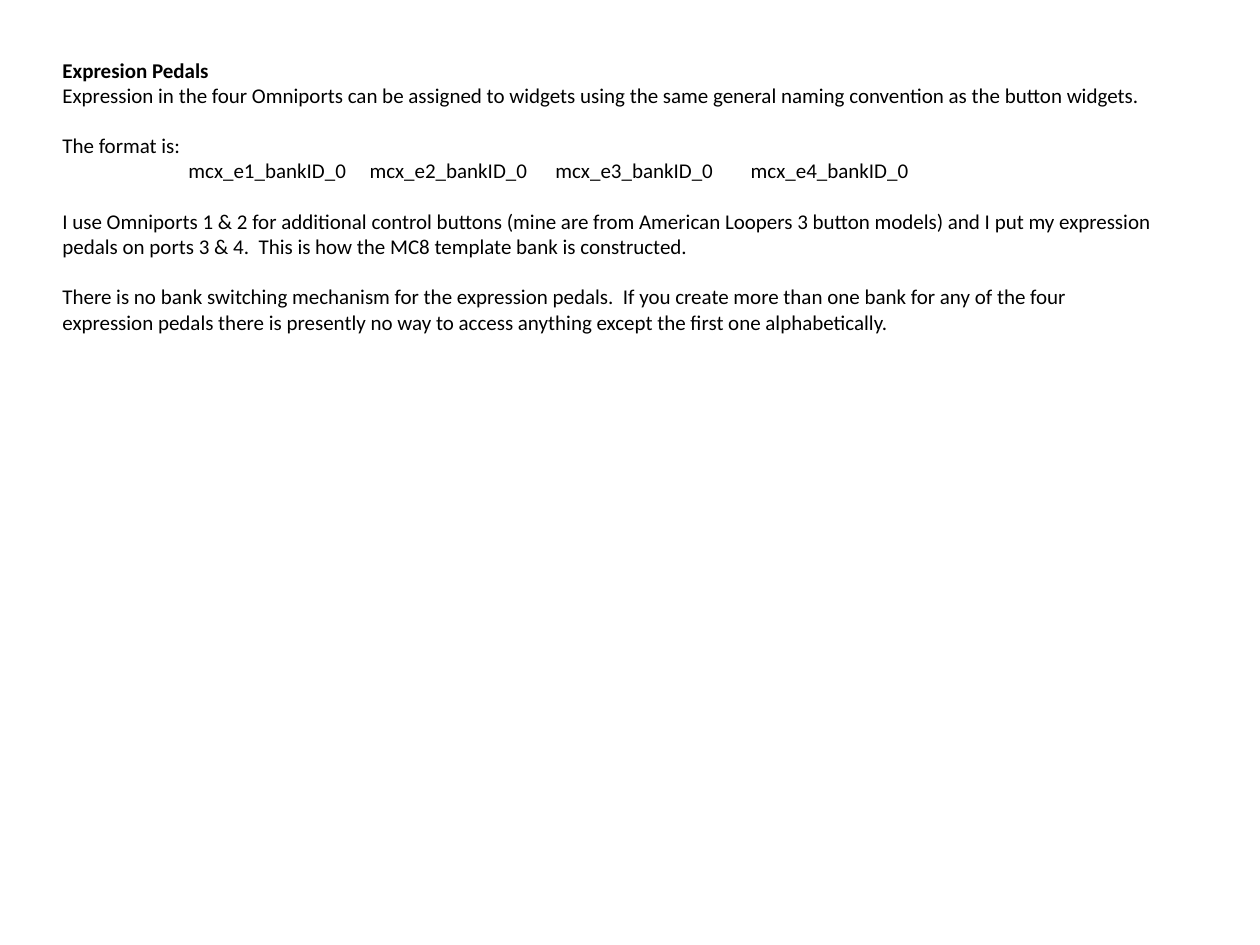
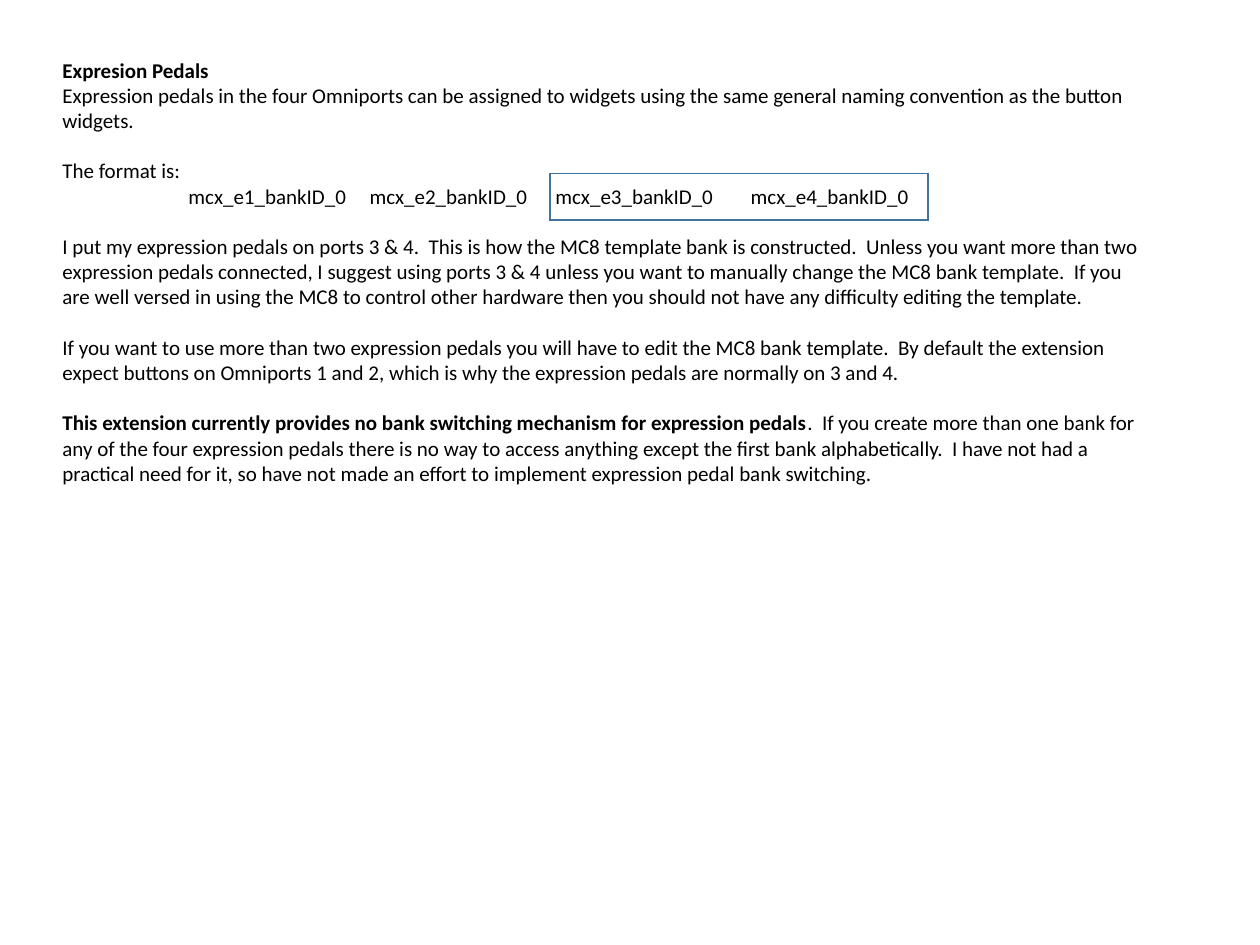
Before and after one commit to WidnerM/GP-MC8, a slide deck: slide 10 of MC8.pptx (slide 8 before the commit). Drawn at 1260x945 pixels with LibreOffice and Linux fonts; fonts in the diff are those of the drawing. Boxes give left, top, right and bottom in pixels: in the first picture for what was removed or moved away, otherwise in the second. Text is boxed around its words. In the diff, an @@ line names an element or a change of style, - is before the commit and + after.

```diff
--- a/MC8.pptx
+++ b/MC8.pptx
@@ text at <box>62,88,1122,132</box>: text changed @@
-Expression in the four Omniports can be assigned to widgets using the same general naming convention as the button widgets.
+Expression pedals in the four Omniports can be assigned to widgets using the same general naming convention as the button widgets.
@@ rectangle added at <box>551,174,929,220</box>, outline #43739E 1 pt @@
@@ text at <box>62,239,1137,485</box>: text changed @@
-I use Omniports 1 & 2 for additional control buttons (mine are from American Loopers 3 button models) and I put my expression pedals on ports 3 & 4. This is how the MC8 template bank is constructed.
-There is no bank switching mechanism for the expression pedals. If you create more than one bank for any of the four expression pedals there is presently no way to access anything except the first one alphabetically.
+I put my expression pedals on ports 3 & 4. This is how the MC8 template bank is constructed. Unless you want more than two expression pedals connected, I suggest using ports 3 & 4 unless you want to manually change the MC8 bank template. If you are well versed in using the MC8 to control other hardware then you should not have any difficulty editing the template.
+If you want to use more than two expression pedals you will have to edit the MC8 bank template. By default the extension expect buttons on Omniports 1 and 2, which is why the expression pedals are normally on 3 and 4.
+This extension currently provides no bank switching mechanism for expression pedals. If you create more than one bank for any of the four expression pedals there is no way to access anything except the first bank alphabetically. I have not had a practical need for it, so have not made an effort to implement expression pedal bank switching.
```
Also in this commit, not shown: 7 other slides changed, 2 slides added, 2 other files.
